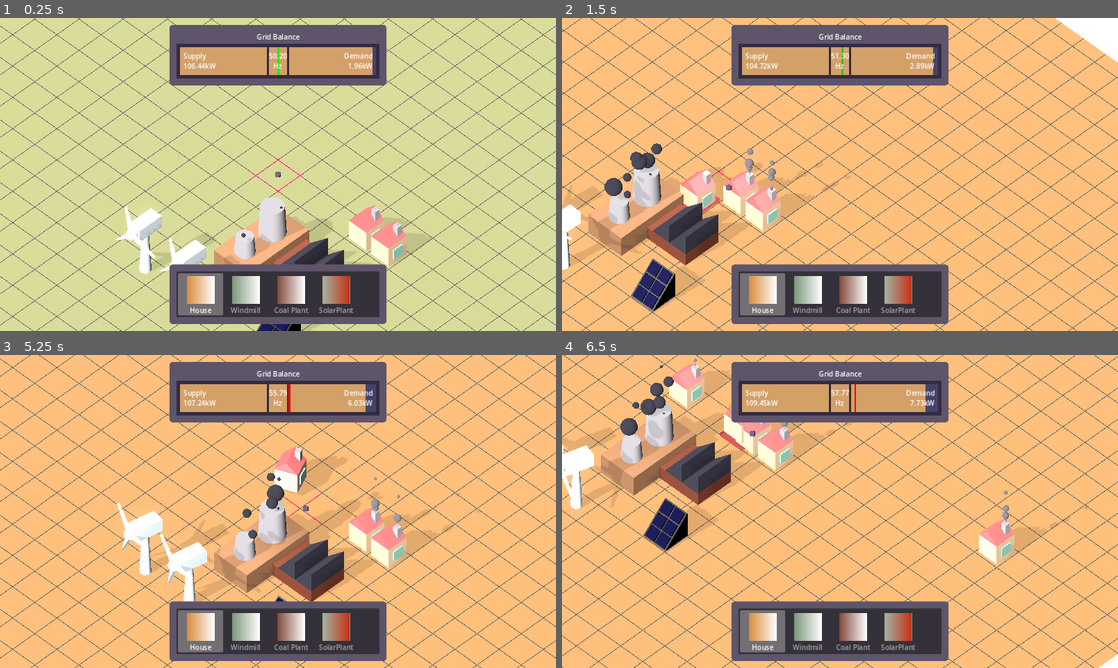
Above: before the commit, frames 1-4 (two rows, left to right).
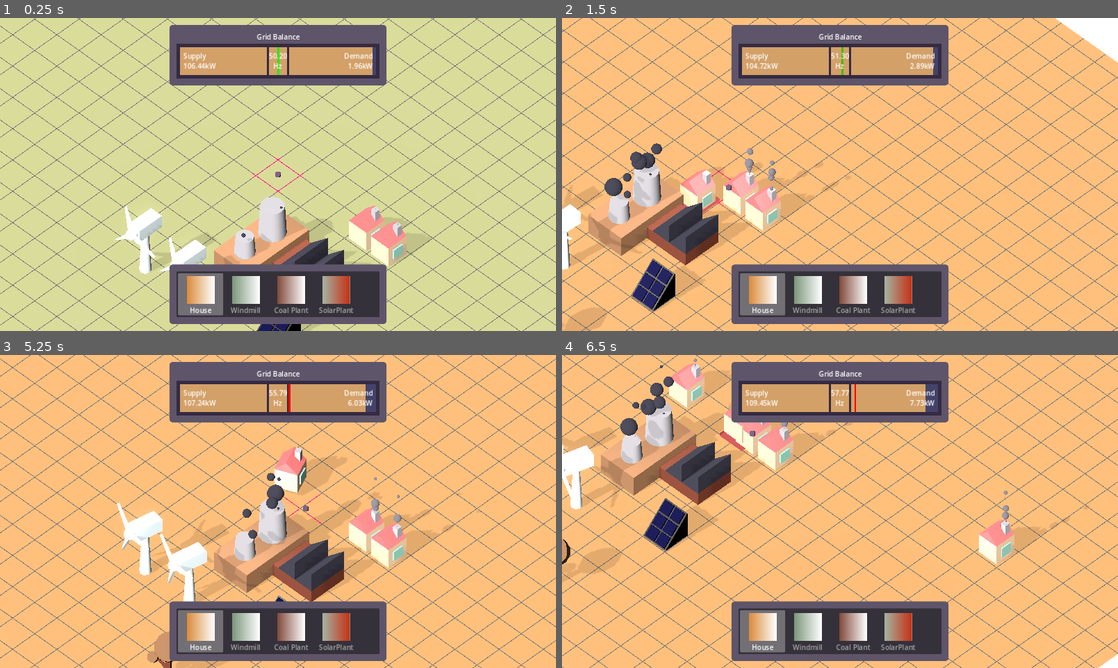
Above: after the commit, the same moments.

Repository: Vandebron/vandebron_game
Game: Godot game, scene res://world/main.tscn
Same seed, same stepped clock (60 frames per second), same inputs: the game is played once before the commit and once after it.
Inputs (mouse positions are in pixels of both pictures, inside the frame that each line leads up to):
- Up to frame 1 (0.25 s): no input
- Up to frame 2 (1.5 s): tap Enter at 0.5 s; move the mouse to (962, 158) at 0.52 s; hold D (move_right) 0.53-1.28 s; click (962, 158) at 0.6 s; move the mouse to (728, 190) at 1.27 s; hold S (move_down) from 1.28 s (still down); tap Space (build_initiate) at 1.35 s
- Up to frame 3 (5.25 s): move the mouse to (333, 442) at 2.02 s; release S (move_down) at 2.03 s; hold D (move_right) 2.03-2.78 s; hold Tab (show_info) 2.03-2.78 s; move the mouse to (250, 574) at 2.77 s; hold W (move_up) 2.78-3.53 s; click (250, 574) at 2.85 s; move the mouse to (444, 558) at 3.52 s; hold A (move_left) 3.53-5.03 s; tap Space (build_initiate) at 3.6 s; move the mouse to (111, 464) at 4.27 s; tap Tab (show_info) at 4.35 s; move the mouse to (305, 511) at 5.02 s; hold S (move_down) from 5.03 s (still down); click (305, 511) at 5.1 s
- Up to frame 4 (6.5 s): move the mouse to (756, 433) at 5.77 s; release S (move_down) at 5.78 s; hold D (move_right) from 5.78 s (still down); tap Space (build_initiate) at 5.85 s

The runs differ from the first frame. In frame 2, 0.4% of the frame differs, in the area x 0-31%, y 48-100%; in frame 3, 0.5%; in frame 4, 0.6%, in the area x 0-11%, y 58-73%.

Commit message:
Add tree that sways in the wind & blocks buildings
Also move terrain script up one level (to World), where they make a little more sense because they affect the world

Diff:
--- a/library/terrain/grid.gdshader
+++ b/library/terrain/grid.gdshader
@@ -1,4 +1,5 @@
 shader_type spatial;
+render_mode diffuse_toon, blend_mix;
 
 //#define LINE_CONTRAST
 //#define RIPPLE_ON_SURFACE
--- /dev/null
+++ b/object/tree/tree.gdshader
@@ -0,0 +1,20 @@
+shader_type spatial;
+render_mode blend_mix, diffuse_toon, depth_prepass_alpha, cull_back;
+
+uniform vec3 albedo: source_color = vec3(1.0);
+uniform float transparency: hint_range(0.0, 1.0, 0.1) = 0.0;
+uniform float roughness: hint_range(0.0, 1.0, 0.1) = 1.0;
+
+#include "res://library/shader/sway.gdshaderinc"
+
+void vertex() {
+	vec3 sway = get_sway(VERTEX, NODE_POSITION_WORLD);
+	VERTEX.x += sway.x;
+	VERTEX.z += sway.z;
+}
+
+void fragment() {
+	ALBEDO = albedo.rgb;
+	ROUGHNESS = roughness;
+	ALPHA = 1.0 - transparency;
+}
--- /dev/null
+++ b/object/tree/tree.tscn
@@ -0,0 +1,18 @@
+[gd_scene load_steps=3 format=3 uid="uid://cy1urxsffiqbg"]
+
+[ext_resource type="PackedScene" uid="uid://q7t5l8qe2bho" path="res://object/tree/tree_model.tscn" id="1_c7c2c"]
+
+[sub_resource type="BoxShape3D" id="BoxShape3D_3e5um"]
+size = Vector3(0.9, 2, 0.9)
+
+[node name="Tree" type="Node3D"]
+
+[node name="TreeModel" parent="." instance=ExtResource("1_c7c2c")]
+
+[node name="Collider" type="Area3D" parent="."]
+collision_layer = 2
+collision_mask = 2
+
+[node name="CollisionShape3D" type="CollisionShape3D" parent="Collider"]
+transform = Transform3D(1, 0, 0, 0, 1, 0, 0, 0, 1, 2.08165e-12, 1, 2.08165e-12)
+shape = SubResource("BoxShape3D_3e5um")
--- /dev/null
+++ b/object/tree/tree_leaves_material.tres
@@ -0,0 +1,13 @@
+[gd_resource type="ShaderMaterial" load_steps=2 format=3 uid="uid://o82bfo2qq4r2"]
+
+[ext_resource type="Shader" path="res://object/tree/tree.gdshader" id="1_5sdjs"]
+
+[resource]
+render_priority = 0
+shader = ExtResource("1_5sdjs")
+shader_parameter/albedo = Color(0.760784, 0.827451, 0.407843, 1)
+shader_parameter/transparency = 0.0
+shader_parameter/roughness = 0.0
+shader_parameter/wind_vector = Vector2(0.002, 0.002)
+shader_parameter/sway_radius = 0.1
+shader_parameter/sway_cycle_time = 5.0
--- /dev/null
+++ b/object/tree/tree_model.tscn
@@ -0,0 +1,59 @@
+[gd_scene load_steps=8 format=3 uid="uid://q7t5l8qe2bho"]
+
+[ext_resource type="Material" uid="uid://cbgawfsj2stto" path="res://object/tree/tree_wood_material.tres" id="1_7wwvw"]
+[ext_resource type="Material" uid="uid://o82bfo2qq4r2" path="res://object/tree/tree_leaves_material.tres" id="1_urymv"]
+
+[sub_resource type="CylinderMesh" id="CylinderMesh_ucnur"]
+top_radius = 0.05
+bottom_radius = 0.15
+height = 1.5
+
+[sub_resource type="CylinderMesh" id="CylinderMesh_p4xbh"]
+top_radius = 0.02
+bottom_radius = 0.05
+height = 0.3
+
+[sub_resource type="CylinderMesh" id="CylinderMesh_pa07s"]
+top_radius = 0.03
+bottom_radius = 0.08
+height = 0.5
+
+[sub_resource type="SphereMesh" id="SphereMesh_5op3g"]
+radius = 0.2
+height = 0.4
+radial_segments = 8
+rings = 4
+
+[sub_resource type="SphereMesh" id="SphereMesh_viih6"]
+radial_segments = 8
+rings = 4
+
+[node name="TreeModel" type="Node3D"]
+
+[node name="Trunk" type="MeshInstance3D" parent="."]
+transform = Transform3D(1, 0, 0, 0, 1, 0, 0, 0, 1, 0, 0.75, 0)
+mesh = SubResource("CylinderMesh_ucnur")
+surface_material_override/0 = ExtResource("1_7wwvw")
+
+[node name="Branch1" type="MeshInstance3D" parent="Trunk"]
+transform = Transform3D(0.5, 0.866025, 0, -0.866025, 0.5, 0, 0, 0, 1, 0.15, 0.5, 2.08165e-12)
+mesh = SubResource("CylinderMesh_p4xbh")
+skeleton = NodePath("../..")
+surface_material_override/0 = ExtResource("1_7wwvw")
+
+[node name="Branch2" type="MeshInstance3D" parent="Trunk"]
+transform = Transform3D(0.5, -0.612373, -0.612372, -1.82486e-09, 0.707107, -0.707107, 0.866026, 0.353553, 0.353553, -0.15, 0, 0.1)
+mesh = SubResource("CylinderMesh_pa07s")
+skeleton = NodePath("../..")
+surface_material_override/0 = ExtResource("1_7wwvw")
+
+[node name="Leaves" type="MeshInstance3D" parent="Trunk/Branch2"]
+transform = Transform3D(1, -1.63988e-08, -1.63988e-08, -1.02772e-08, 1, 2.11593e-08, -1.02772e-08, 1.37087e-08, 1, 0.092, 0.418, 0)
+mesh = SubResource("SphereMesh_5op3g")
+surface_material_override/0 = ExtResource("1_urymv")
+
+[node name="Leaves" type="MeshInstance3D" parent="Trunk"]
+transform = Transform3D(1, 0, 0, 0, 1, 0, 0, 0, 1, 0, 0.75, 0)
+mesh = SubResource("SphereMesh_viih6")
+skeleton = NodePath("../Branch1")
+surface_material_override/0 = ExtResource("1_urymv")
--- /dev/null
+++ b/object/tree/tree_wood_material.tres
@@ -0,0 +1,13 @@
+[gd_resource type="ShaderMaterial" load_steps=2 format=3 uid="uid://cbgawfsj2stto"]
+
+[ext_resource type="Shader" path="res://object/tree/tree.gdshader" id="1_7kaw4"]
+
+[resource]
+render_priority = 0
+shader = ExtResource("1_7kaw4")
+shader_parameter/albedo = Color(0.501961, 0.286275, 0.227451, 1)
+shader_parameter/transparency = 0.0
+shader_parameter/roughness = 0.0
+shader_parameter/wind_vector = Vector2(0.002, 0.002)
+shader_parameter/sway_radius = 0.1
+shader_parameter/sway_cycle_time = 5.0
--- a/world/main.tscn
+++ b/world/main.tscn
@@ -1,10 +1,10 @@
-[gd_scene load_steps=36 format=3 uid="uid://cbgk1537m5sog"]
+[gd_scene load_steps=37 format=3 uid="uid://cbgk1537m5sog"]
 
 [ext_resource type="Script" path="res://world/main.gd" id="1_8dagw"]
-[ext_resource type="Script" path="res://object/terrain.gd" id="2_dqac5"]
 [ext_resource type="Script" path="res://object/sun_anchor.gd" id="2_hv10b"]
 [ext_resource type="Shader" path="res://library/terrain/terrain.gdshader" id="3_otujp"]
 [ext_resource type="Material" uid="uid://11gkcqv58xup" path="res://library/terrain/grid_material.tres" id="3_w44ug"]
+[ext_resource type="Script" path="res://world/world.gd" id="4_ayfnm"]
 [ext_resource type="Script" path="res://object/camera_anchor.gd" id="4_vkf2q"]
 [ext_resource type="Script" path="res://library/energy_grid/energy_grid.gd" id="5_mqi84"]
 [ext_resource type="Theme" uid="uid://bgm6bulhf3ca1" path="res://library/ui/default_theme.tres" id="6_27pu8"]
@@ -16,6 +16,7 @@
 [ext_resource type="PackedScene" uid="uid://bd8yf3cq0ju1c" path="res://object/solar/solar_plant.tscn" id="10_xwsj5"]
 [ext_resource type="Resource" uid="uid://diejrlo4iciyb" path="res://object/house/house_building_def.tres" id="11_l2stq"]
 [ext_resource type="Resource" uid="uid://b0r1cr25214g" path="res://object/windmill/windmill_building_def.tres" id="12_3u0jo"]
+[ext_resource type="PackedScene" uid="uid://cy1urxsffiqbg" path="res://object/tree/tree.tscn" id="12_duwpa"]
 [ext_resource type="Resource" uid="uid://bd15ndqy0tgbi" path="res://object/coal_plant/coal_plant_building_def.tres" id="14_o1e36"]
 [ext_resource type="Resource" uid="uid://dqq54jpgujq4j" path="res://object/solar/solar_plant_def.tres" id="18_c6tcf"]
 
@@ -134,12 +135,13 @@
 
 [node name="World" type="Node3D" parent="."]
 unique_name_in_owner = true
+script = ExtResource("4_ayfnm")
 
 [node name="Terrain" type="MeshInstance3D" parent="World"]
+unique_name_in_owner = true
 mesh = SubResource("PlaneMesh_d1wqf")
 skeleton = NodePath("../..")
 surface_material_override/0 = SubResource("ShaderMaterial_uhkcm")
-script = ExtResource("2_dqac5")
 
 [node name="Crosshair" type="MeshInstance3D" parent="World/Terrain"]
 unique_name_in_owner = true
@@ -173,6 +175,11 @@
 
 [node name="Consumer2" parent="World/EnergyGrid/Consumers" instance=ExtResource("6_q1483")]
 transform = Transform3D(1, 0, 0, 0, 1, 0, 0, 0, 1, 2, 0, -3)
+
+[node name="Doodads" type="Node3D" parent="World"]
+
+[node name="Tree" parent="World/Doodads" instance=ExtResource("12_duwpa")]
+transform = Transform3D(1, 0, 0, 0, 1, 0, 0, 0, 1, 1, 0, 6)
 
 [node name="UICanvasLayer" type="CanvasLayer" parent="."]
 
--- /dev/null
+++ b/world/world.gd
@@ -0,0 +1,75 @@
+extends Node3D
+
+const tree_wood_material: ShaderMaterial = preload("res://object/tree/tree_wood_material.tres")
+const tree_leaves_material: ShaderMaterial = preload("res://object/tree/tree_leaves_material.tres")
+
+# TODO: Crosshair should probably be on CameraAnchor, but I'm lazy
+@onready var crosshair: MeshInstance3D = %Crosshair
+@onready var terrain: MeshInstance3D = %Terrain
+
+var terrain_material: ShaderMaterial
+var grid_material: ShaderMaterial
+
+
+func _ready() -> void:
+	terrain_material = terrain.get_surface_override_material(0) as ShaderMaterial
+
+	grid_material = terrain.get_surface_override_material(0).next_pass as ShaderMaterial
+	grid_material.set_shader_parameter("cell_size", Constants.GRID_CELL_SIZE.x)
+
+	Events.season_started.connect(self._on_season_started)
+	Events.season_ended.connect(self._on_season_ended)
+
+	_on_season_started(Weather.season)
+
+
+func _process(_delta: float) -> void:
+	var pointer_pos: Vector3 = InputUtil.pointer_world_pos
+	grid_material.set_shader_parameter("pointer_world_pos", pointer_pos)
+	crosshair.global_position = pointer_pos
+
+
+func _physics_process(_delta: float) -> void:
+	tree_wood_material.set_shader_parameter("sway_radius", Weather.wind * 0.1)
+	tree_leaves_material.set_shader_parameter("sway_radius", Weather.wind * 0.1)
+
+
+func _on_season_started(season: Weather.Season) -> void:
+	match season:
+		Weather.Season.AUTUMN:
+			_set_ground_color(Color.hex(0xd3a068ff))
+			tree_leaves_material.set_shader_parameter("albedo", Color.hex(0xa77b5bff))
+		Weather.Season.WINTER:
+			_set_snow_density(0.65)
+			_set_ground_color(Color.hex(0xa77b5bff))
+			_set_tree_leaves_transparency(1.0)
+		Weather.Season.SPRING:
+			tree_leaves_material.set_shader_parameter("albedo", Color.hex(0x8ab060ff))
+			_set_ground_color(Color.hex(0xc2d368ff))
+		Weather.Season.SUMMER:
+			_set_ground_color(Color.hex(0x8ab060ff))
+
+
+func _on_season_ended(season: Weather.Season) -> void:
+	match season:
+		Weather.Season.WINTER:
+			_set_snow_density(0.0)
+			_set_tree_leaves_transparency(0.0)
+
+
+func _set_ground_color(color: Color) -> void:
+	var tween: Tween = create_tween()
+	tween.set_trans(Tween.TRANS_ELASTIC)
+	tween.tween_property(terrain_material, "shader_parameter/ground_color", color, 2.0)
+
+
+func _set_snow_density(density: float) -> void:
+	var tween: Tween = create_tween()
+	tween.set_trans(Tween.TRANS_ELASTIC)
+	tween.tween_property(terrain_material, "shader_parameter/snow_density", density, 2.0)
+
+
+func _set_tree_leaves_transparency(transparency: float) -> void:
+	var tween: Tween = create_tween()
+	tween.set_trans(Tween.TRANS_ELASTIC)
+	tween.tween_property(tree_leaves_material, "shader_parameter/transparency", transparency, 2.0)
Not shown, added: library/shader/sway.gdshaderinc
